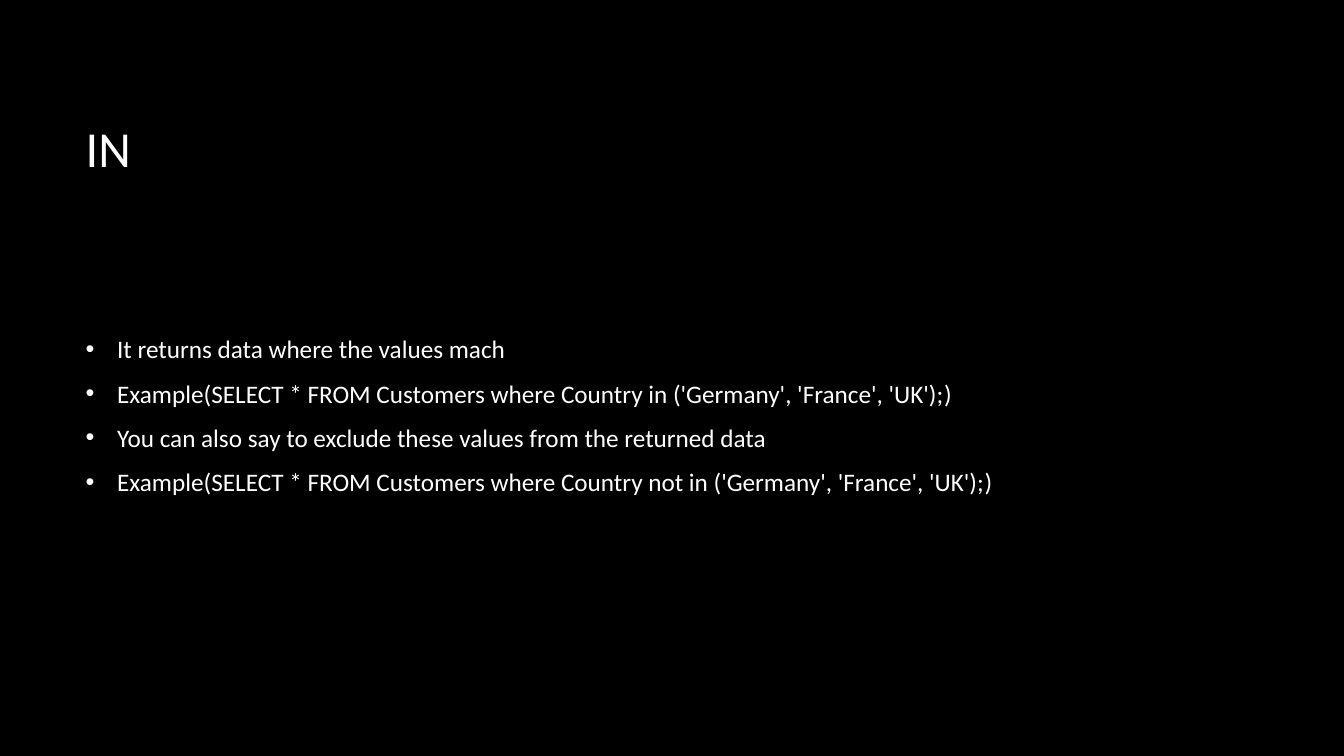
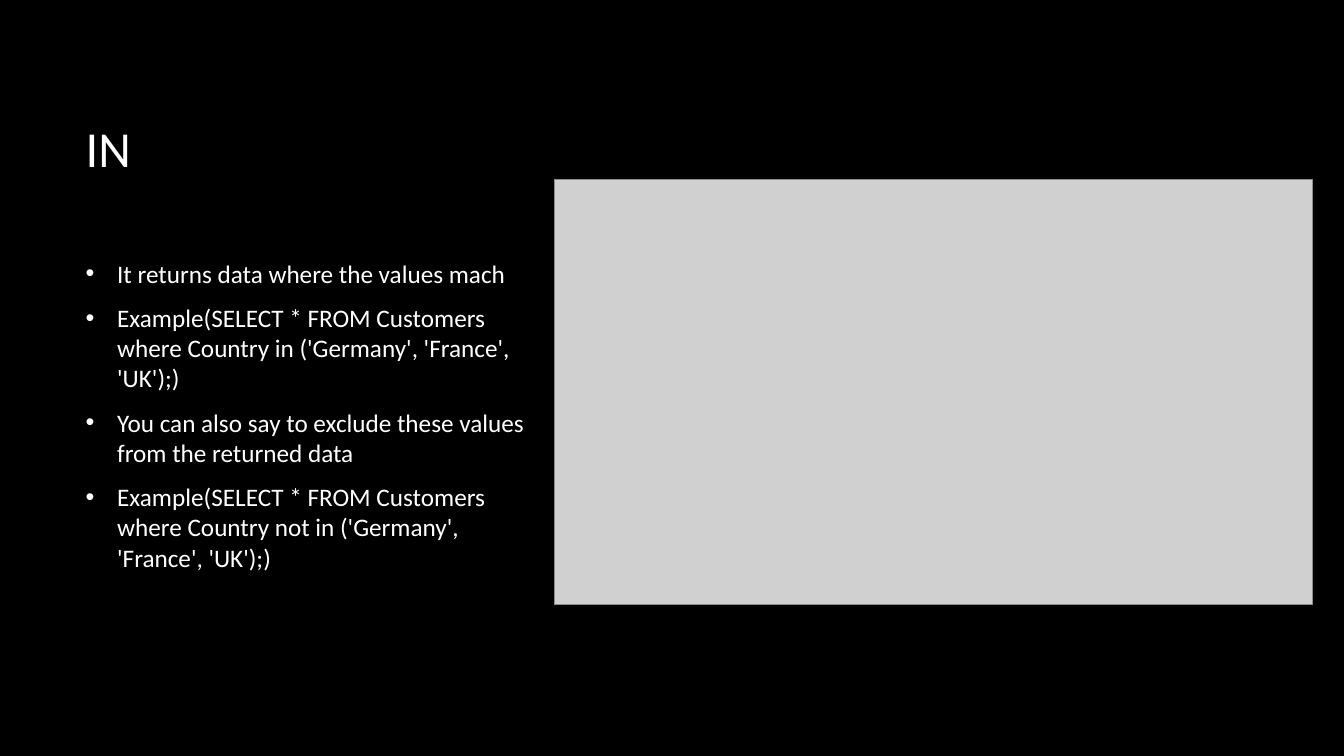
Before and after one commit to HajnalBendeguz1/IKT-01.23, a slide deck: slide 13 of SQL basics.pptx (slide 14 before the commit). Drawn at 1344x756 pixels with LibreOffice and Linux fonts; fonts in the diff are those of the drawing; grey boxes stand for pictures; background and template pictures are left out. Boxes give left, top, right and bottom in pixels: in the first picture for what was removed or moved away, otherwise in the second. Text is boxed around its words. In the diff, an @@ line names an element or a change of style, - is before the commit and + after.

```diff
--- a/SQL basics.pptx
+++ b/SQL basics.pptx
@@ picture added at [555, 179, 1313, 605] @@
@@ text "It returns data where the ..." rewrapped from [117, 340, 992, 495] to [117, 265, 523, 571] @@
```
Also in this commit, not shown: 11 other slides changed, 1 slide removed.
